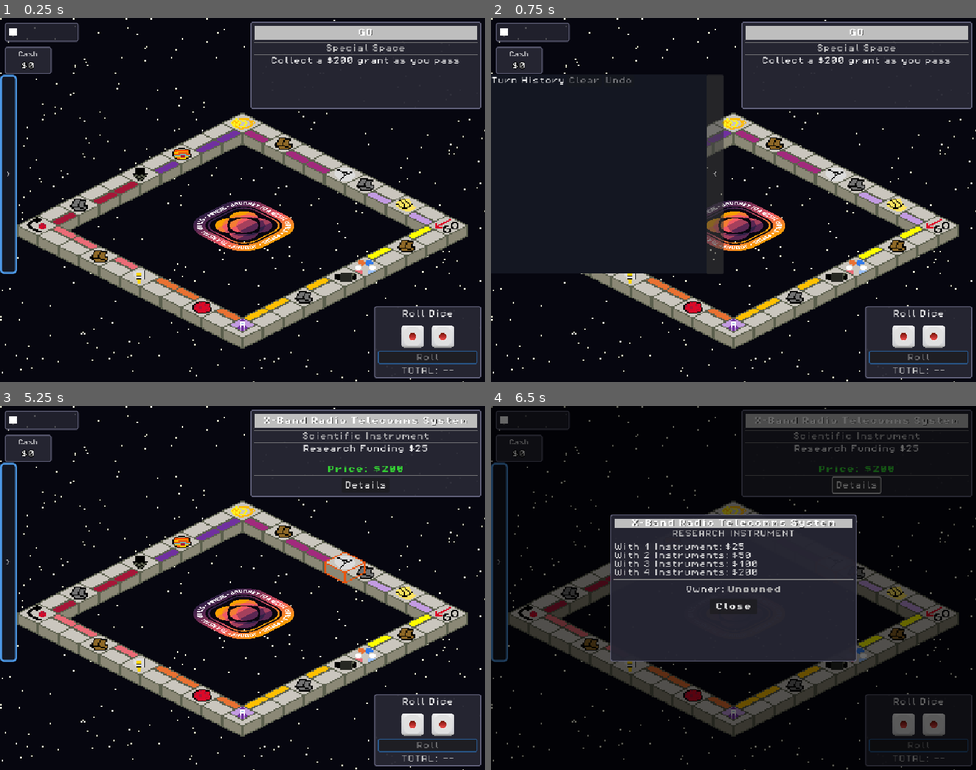
Above: before the commit, frames 1-4 (two rows, left to right).
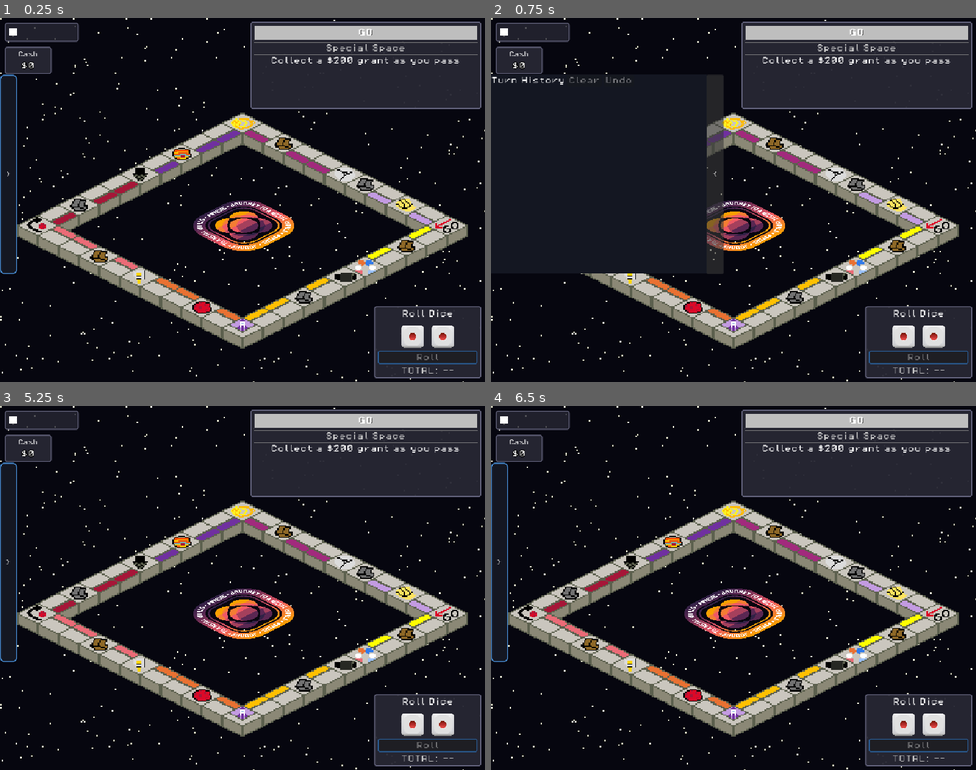
Above: after the commit, the same moments.

Repository: MissionToPsyche-Platinum/platinum_24d_game_psycheopoly-psb
Game: Godot game, scene res://scenes/GameBoard.tscn
Two runs of this game, one before a commit and one after it. Both use one fixed random seed, a clock stepped at 60 frames per second and the inputs below. This scene is started directly instead of the project's main scene.
Inputs (mouse positions are in pixels of both pictures, inside the frame that each line leads up to):
- Up to frame 1 (0.25 s): no input
- Up to frame 2 (0.75 s): click ">" at 0.5 s
- Up to frame 3 (5.25 s): click "<" at 1.25 s; click ">" at 2 s; click "<" at 2.75 s; click ">" at 3.5 s; click "<" at 4.25 s; tap Enter at 5 s; move the mouse to (349, 569) at 5.02 s; click (349, 569) at 5.17 s
- Up to frame 4 (6.5 s): click (854, 486) at 5.75 s, where only the run before the commit has a clickable "Details"

The runs differ from the first frame. In frame 1, 0.4% of the frame differs, in the area x 0-4%, y 15-71%; in frame 2, nothing differs; in frame 3, 1.7%; in frame 4, 47%, in the area x 0-100%, y 0-100%.

Commit message:
Fixed Highlight tile bug and click thru trade popup bug

Diff:
--- a/scenes/TradePopup.tscn
+++ b/scenes/TradePopup.tscn
@@ -26,7 +26,6 @@
 anchor_bottom = 1.0
 grow_horizontal = 2
 grow_vertical = 2
-mouse_filter = 2
 
 [node name="DimBackground" type="ColorRect" parent="Control"]
 layout_mode = 1
--- a/scenes/TurnLogPanel.tscn
+++ b/scenes/TurnLogPanel.tscn
@@ -9,10 +9,10 @@
 
 [sub_resource type="StyleBoxFlat" id="StyleBoxFlat_wc5kw"]
 bg_color = Color(0.078431375, 0.09019608, 0.13333334, 1)
-border_width_left = 4
-border_width_top = 4
-border_width_right = 4
-border_width_bottom = 4
+border_width_left = 2
+border_width_top = 2
+border_width_right = 2
+border_width_bottom = 2
 border_color = Color(0.3019608, 0.6, 0.9019608, 1)
 corner_radius_top_left = 8
 corner_radius_top_right = 8
--- a/scripts/core/ai_manager.gd
+++ b/scripts/core/ai_manager.gd
@@ -248,21 +248,37 @@
 # Controls logic for AI players landing on spaces, then moves the AI to the middle of its turn
 func ai_lands_on_space(space_num: int) -> void:
 	var acting_ai := active_ai_player_index
-	if not _is_same_ai_turn(acting_ai):
+	print("AI DEBUG: ai_lands_on_space called for space %d" % space_num)
+	print("AI DEBUG: active_ai_player_index=%s current_player_index=%s" % [
+		str(acting_ai),
+		str(GameState.current_player_index)
+	])
+
+	if not _is_same_ai_turn(acting_ai):
+		print("AI DEBUG: ai_lands_on_space RETURNED - not same AI turn")
 		return
 
 	var current_player = GameController.get_current_player()
 	if current_player == null:
-		return
+		print("AI DEBUG: ai_lands_on_space RETURNED - current_player is null")
+		return
+
+	print("AI DEBUG: ai_lands_on_space state | has_rolled=%s is_in_jail=%s balance=%s" % [
+		str(current_player.has_rolled),
+		str(current_player.is_in_jail),
+		str(current_player.balance)
+	])
 
 	# A real landing should only be resolved after has_rolled is true.
 	if not current_player.has_rolled and not current_player.is_in_jail:
+		print("AI DEBUG: ai_lands_on_space RETURNED - has_rolled is false and player not in jail")
 		return
 
 	print("AI Manager: AI lands on space")
 
 	await _ai_pause("after_landing")
 	if not _is_same_ai_turn(acting_ai):
+		print("AI DEBUG: ai_lands_on_space RETURNED after pause - not same AI turn")
 		return
 
 	var property = GameState.board[space_num]
@@ -271,13 +287,15 @@
 	if scr != null:
 		gname = scr.get_global_name()
 
+	print("AI DEBUG: landing space type = %s | space_num = %d" % [gname, space_num])
+
 	match gname:
 		"PropertySpace", "InstrumentSpace", "PlanetSpace":
 			if property._is_owned == true:
 				var rent_owed := GameController.calculate_rent(GameState.board[space_num])
 				var needs_bankruptcy_flow: bool = current_player.balance < rent_owed
 
-				print("AI DEBUG: owned space landed on, emitting ai_pay for space ", space_num)
+				print("AI DEBUG: owned space landed on, emitting ai_pay for space %d" % space_num)
 				ai_pay.emit(space_num)
 
 				# Only wait if this payment was going to trigger bankruptcy handling.
@@ -286,11 +304,14 @@
 					await GameController.action_completed
 					print("AI DEBUG: action_completed received after bankruptcy-risk rent payment")
 			else:
+				print("AI DEBUG: unowned property/instrument/planet at space %d" % space_num)
 				await ai_lands_on_unowned_property(space_num)
 
 		"CardSpace":
+			print("AI DEBUG: landed on CardSpace %d" % space_num)
 			await _ai_pause("card_draw")
 			if not _is_same_ai_turn(acting_ai):
+				print("AI DEBUG: ai_lands_on_space RETURNED before card draw - not same AI turn")
 				return
 			ai_draw_card.emit(space_num)
 			return
@@ -300,7 +321,7 @@
 			var amount_owed := int(space_info.get("amount", 0))
 			var needs_bankruptcy_flow: bool = current_player.balance < amount_owed
 
-			print("AI DEBUG: expense space landed on, emitting ai_pay for space ", space_num)
+			print("AI DEBUG: expense space landed on, emitting ai_pay for space %d" % space_num)
 			ai_pay.emit(space_num)
 
 			# Only wait if this expense was going to trigger bankruptcy handling.
@@ -318,6 +339,7 @@
 				await get_tree().process_frame
 
 				if not _is_same_ai_turn(acting_ai):
+					print("AI DEBUG: ai_lands_on_space RETURNED after Solar Storm move - not same AI turn")
 					return
 
 				var updated_player = GameController.get_current_player()
@@ -335,6 +357,7 @@
 				GameController.credit(acting_ai, space_info.get("amount", 0))
 
 	if not _is_same_ai_turn(acting_ai):
+		print("AI DEBUG: ai_lands_on_space RETURNED before ai_turn_mid - not same AI turn")
 		return
 
 	print("AI DEBUG: entering ai_turn_mid from ai_lands_on_space")
@@ -525,9 +548,37 @@
 # sorts the properties from highest multiplier -> lowest
 func _sort_by_multiplier(a: int, b: int) -> bool:
 	var current_player = GameController.get_current_player()
-	if (current_player.current_property_value_multipliers[a] > current_player.current_property_value_multipliers[b]):
+	if current_player == null:
+		return false
+
+	var multipliers: Array = current_player.current_property_value_multipliers
+	if multipliers == null:
+		return false
+
+	var max_index: int = multipliers.size() - 1
+	var a_valid: bool = a >= 0 and a <= max_index
+	var b_valid: bool = b >= 0 and b <= max_index
+
+	if a_valid and not b_valid:
+		return true
+	if not a_valid and b_valid:
+		return false
+	if not a_valid and not b_valid:
+		return a < b
+
+	if multipliers[a] > multipliers[b]:
 		return true
 	return false
+
+
+func _filter_valid_board_property_ids(property_ids: Array[int]) -> Array[int]:
+	var results: Array[int] = []
+
+	for property_id in property_ids:
+		if property_id >= 0 and property_id < GameState.board.size():
+			results.append(property_id)
+
+	return results
 
 
 
@@ -552,6 +603,8 @@
 		for i in range(GameState.players.size()):
 			if i != current_player:
 				receivablePropeties.append_array(GameController.get_tradeable_space_indexes(i))
+
+		receivablePropeties = _filter_valid_board_property_ids(receivablePropeties)
 		receivablePropeties.sort_custom(_sort_by_multiplier)
 
 		if receivablePropeties.size() > 0:
@@ -565,6 +618,8 @@
 			offeringCash = randi_range(maxOffer / 2, maxOffer)
 	else:
 		var offerablePropeties: Array[int] = GameController.get_tradeable_space_indexes(current_player)
+
+		offerablePropeties = _filter_valid_board_property_ids(offerablePropeties)
 		offerablePropeties.sort_custom(_sort_by_multiplier)
 
 		if offerablePropeties.size() > 0:
@@ -667,20 +722,22 @@
 		ai_auction_bid.emit(1)
 	else:
 		ai_auction_pass.emit()
+
 # AI should decide whether to accept or decline a trade here
 func ai_trade_decision(trade_offer: Dictionary) -> void:
 	var player = trade_offer.get("target_player", -1)
 
-
 	var value_offered = trade_offer.get("offer_cash", 0)
 	var offered_spaces = trade_offer.get("offered_spaces", [])
 	for i in range(offered_spaces.size()):
-		value_offered += _calculate_AI_property_value(GameState.players[player], offered_spaces[i])
+		if offered_spaces[i] >= 0 and offered_spaces[i] < GameState.board.size():
+			value_offered += _calculate_AI_property_value(GameState.players[player], offered_spaces[i])
 
 	var value_requested = trade_offer.get("request_cash", 0)
 	var requested_spaces = trade_offer.get("requested_spaces", [])
 	for i in range(requested_spaces.size()):
-		value_requested += _calculate_AI_property_value(GameState.players[player], requested_spaces[i])
+		if requested_spaces[i] >= 0 and requested_spaces[i] < GameState.board.size():
+			value_requested += _calculate_AI_property_value(GameState.players[player], requested_spaces[i])
 
 	if (value_offered > value_requested):
 		ai_trade_accept.emit()
--- a/scripts/core/board.gd
+++ b/scripts/core/board.gd
@@ -1113,14 +1113,108 @@
 	if auction_popup:
 		auction_popup.visible = true
 
+func _is_blocking_popup_open() -> bool:
+	var blockers = [
+		space_action_popup,
+		trade_popup,
+		auction_popup,
+		property_details_popup,
+		bankruptcy_popup,
+		assets_popup,
+		jail_popup,
+		notification_popup,
+		pause_menu,
+		settings_menu,
+		game_rules_popup,
+		end_game_popup,
+		match_stats_popup
+	]
+
+	for popup in blockers:
+		if popup != null and is_instance_valid(popup) and popup.visible:
+			return true
+
+	return false
+
+
+func _clear_selected_tile() -> void:
+	if highlight_layer == null:
+		selected_tile = Vector2i(-1, -1)
+		is_tile_selected = false
+		return
+
+	if is_tile_selected and selected_tile != Vector2i(-1, -1):
+		highlight_layer.erase_cell(selected_tile)
+
+	selected_tile = Vector2i(-1, -1)
+	is_tile_selected = false
+
+
+func _restore_hover_highlight_if_needed() -> void:
+	if highlight_layer == null:
+		return
+
+	if hovered_tile != Vector2i(-1, -1) and hovered_tile != selected_tile:
+		highlight_layer.set_cell(hovered_tile, 1, HOVER_TILE)
+
+
+func _is_mouse_over_any_ui() -> bool:
+	var hovered_control := get_viewport().gui_get_hovered_control()
+	if hovered_control == null:
+		return false
+
+	var ui_nodes := [
+		turn_log_panel,
+		space_info_panel,
+		dice_roll_ui,
+		money_hud,
+		player_name_hud,
+		player_properties_preview,
+		end_turn_button,
+		space_action_popup,
+		trade_popup,
+		auction_popup,
+		property_details_popup,
+		bankruptcy_popup,
+		assets_popup,
+		jail_popup,
+		notification_popup,
+		pause_menu,
+		settings_menu,
+		game_rules_popup,
+		end_game_popup,
+		match_stats_popup
+	]
+
+	for ui_node in ui_nodes:
+		if ui_node != null and is_instance_valid(ui_node):
+			if ui_node is Node and ui_node.is_ancestor_of(hovered_control):
+				return true
+
+	return false
+
 
 func _input(event: InputEvent) -> void:
 	if get_tree().paused:
 		return
 
+	# Do not allow board interaction while blocking popups are open
+	if _is_blocking_popup_open():
+		if hovered_tile != Vector2i(-1, -1) and hovered_tile != selected_tile:
+			highlight_layer.erase_cell(hovered_tile)
+		hovered_tile = Vector2i(-1, -1)
+		return
+
+	# If the mouse is over any UI control, do not process board hover/click logic.
+	# This prevents clicks on Upgrade / buttons / panels from clearing tile selection.
+	if _is_mouse_over_any_ui():
+		if hovered_tile != Vector2i(-1, -1) and hovered_tile != selected_tile:
+			highlight_layer.erase_cell(hovered_tile)
+		hovered_tile = Vector2i(-1, -1)
+		return
+
 	# If the mouse is over the Turn Log UI, do not allow board hover/click handling.
 	if turn_log_panel and turn_log_panel.has_method("is_mouse_over_ui") and turn_log_panel.is_mouse_over_ui():
-		# Clear hover highlight while hovering over the turn log area
 		if hovered_tile != Vector2i(-1, -1) and hovered_tile != selected_tile:
 			highlight_layer.erase_cell(hovered_tile)
 		hovered_tile = Vector2i(-1, -1)
@@ -1130,6 +1224,7 @@
 		_handle_mouse_motion(event)
 	elif event is InputEventMouseButton and event.pressed and event.button_index == MOUSE_BUTTON_LEFT:
 		_handle_mouse_click(event)
+
 
 
 func _handle_mouse_motion(_event: InputEventMouseMotion) -> void:
@@ -1164,52 +1259,48 @@
 	if not tile_map_layer or not space_info_panel:
 		return
 
-	# Get the tile coordinates under the mouse
 	var mouse_pos = get_global_mouse_position()
 	var tile_coords = tile_map_layer.local_to_map(mouse_pos)
 
-	# Check if this is a valid board tile
+	# Clicking off the board should clear the current tile selection.
+	# UI clicks should already be blocked earlier in _input().
 	if not _is_valid_board_tile(tile_coords):
+		_clear_selected_tile()
+		_restore_hover_highlight_if_needed()
+
+		if current_piece:
+			space_info_panel.update_space_display(current_piece.board_space)
 		return
 
 	# Debug quick teleport: Shift + Left Click
 	if event.shift_pressed:
-		var space_num := _get_space_from_tile_coords(tile_coords)
-		if space_num >= 0 and current_piece:
-			print("DEBUG: Quick teleporting piece to space ", space_num)
-			current_piece.teleport_to_space(space_num)
+		var debug_space_num := _get_space_from_tile_coords(tile_coords)
+		if debug_space_num >= 0 and current_piece:
+			print("DEBUG: Quick teleporting piece to space ", debug_space_num)
+			current_piece.teleport_to_space(debug_space_num)
 			return
 
 	# If clicking the same tile, deselect it
 	if is_tile_selected and tile_coords == selected_tile:
-		# Deselect
-		is_tile_selected = false
-		highlight_layer.erase_cell(selected_tile)
-		selected_tile = Vector2i(-1, -1)
-
-		# Restore hover highlight if mouse is still over a tile
-		if hovered_tile != Vector2i(-1, -1):
-			highlight_layer.set_cell(hovered_tile, 1, HOVER_TILE)
-
-		# Show player's current position info
+		_clear_selected_tile()
+		_restore_hover_highlight_if_needed()
+
 		if current_piece:
 			space_info_panel.update_space_display(current_piece.board_space)
-	else:
-		# Clear previous selection
-		if is_tile_selected and selected_tile != Vector2i(-1, -1):
-			highlight_layer.erase_cell(selected_tile)
-
-		# Select new tile
-		selected_tile = tile_coords
-		is_tile_selected = true
-
-		# Show selected highlight
-		highlight_layer.set_cell(selected_tile, 1, SELECTED_TILE)
-
-		# Update space info panel with selected tile's info
-		var space_num := _get_space_from_tile_coords(tile_coords)
-		if space_num >= 0:
-			space_info_panel.update_space_display(space_num)
+		return
+
+	# Clear previous selection
+	_clear_selected_tile()
+
+	# Select new tile
+	selected_tile = tile_coords
+	is_tile_selected = true
+	highlight_layer.set_cell(selected_tile, 1, SELECTED_TILE)
+
+	# Update space info panel with selected tile's info
+	var space_num := _get_space_from_tile_coords(tile_coords)
+	if space_num >= 0:
+		space_info_panel.update_space_display(space_num)
 
 
 func _is_valid_board_tile(coords: Vector2i) -> bool:
